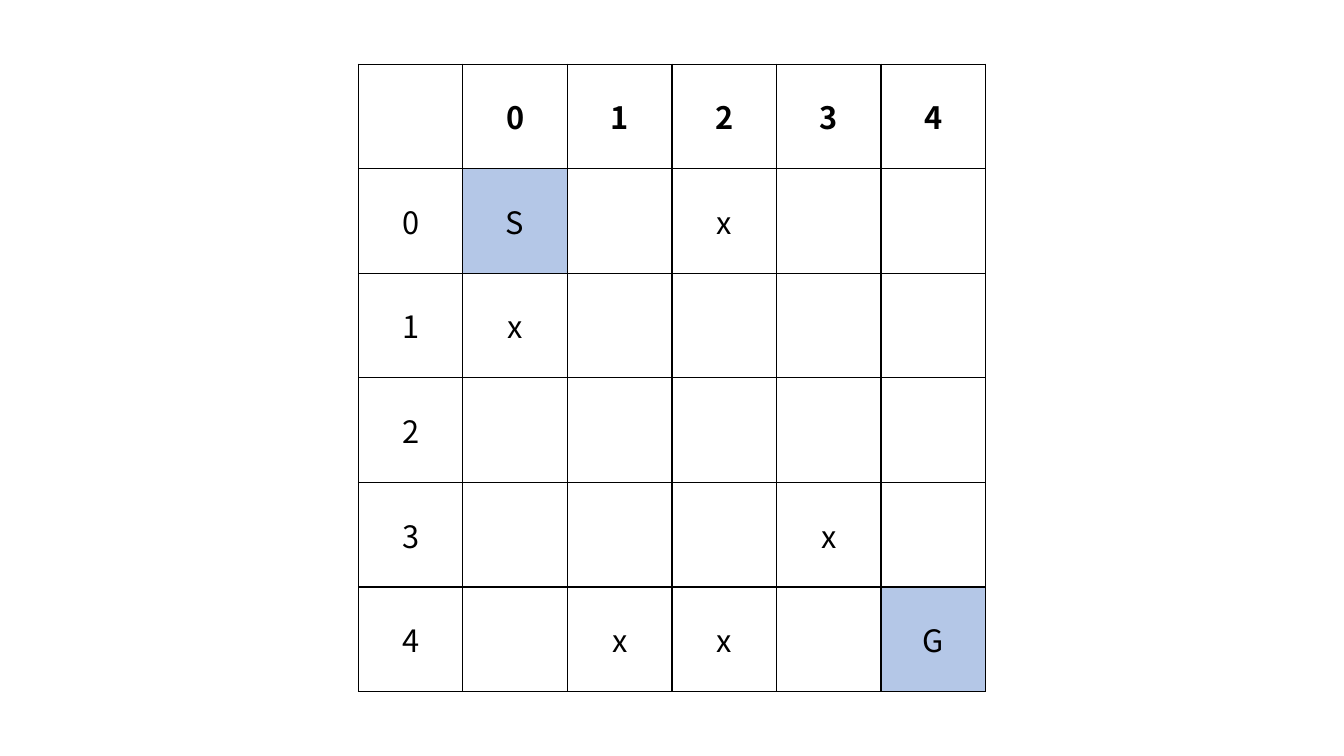
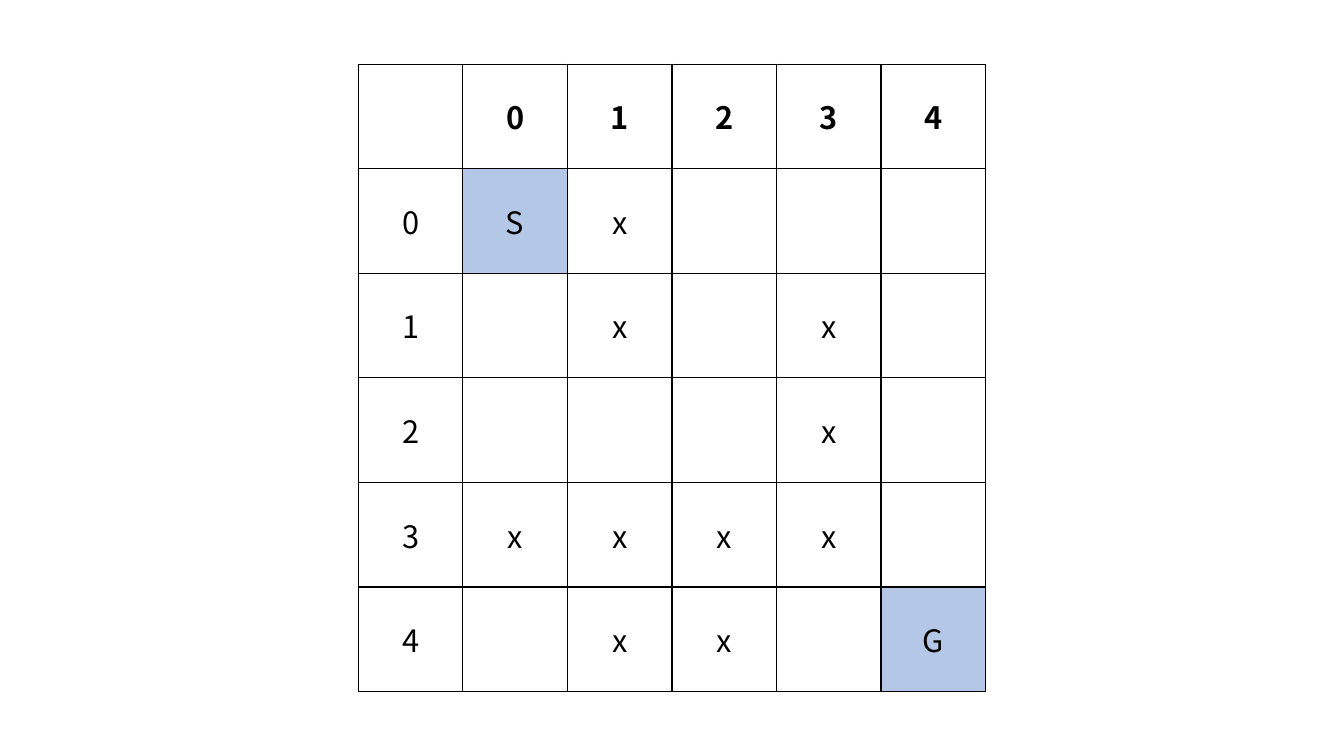
Before and after one commit to kimdj0413/findWay, a slide deck: slide 2 of Q_Learning/grid.pptx. Drawn at 1344x756 pixels with LibreOffice and Linux fonts; fonts in the diff are those of the drawing. Boxes give left, top, right and bottom in pixels: in the first picture for what was removed or moved away, otherwise in the second. Text is boxed around its words. In the diff, an @@ line names an element or a change of style, - is before the commit and + after.

```diff
--- a/Q_Learning/grid.pptx
+++ b/Q_Learning/grid.pptx
@@ table at (359,65,988,692) @@
-row 2, column 3: 
+row 2, column 3: x
-row 2, column 4: x
+row 2, column 4: 
-row 3: 1 | x |  |  |  | 
+row 3: 1 |  | x |  | x | 
-row 4, column 5: 
+row 4, column 5: x
-row 5: 3 |  |  |  | x | 
+row 5: 3 | x | x | x | x | 
```
Also in this commit, not shown: 5 other files.
